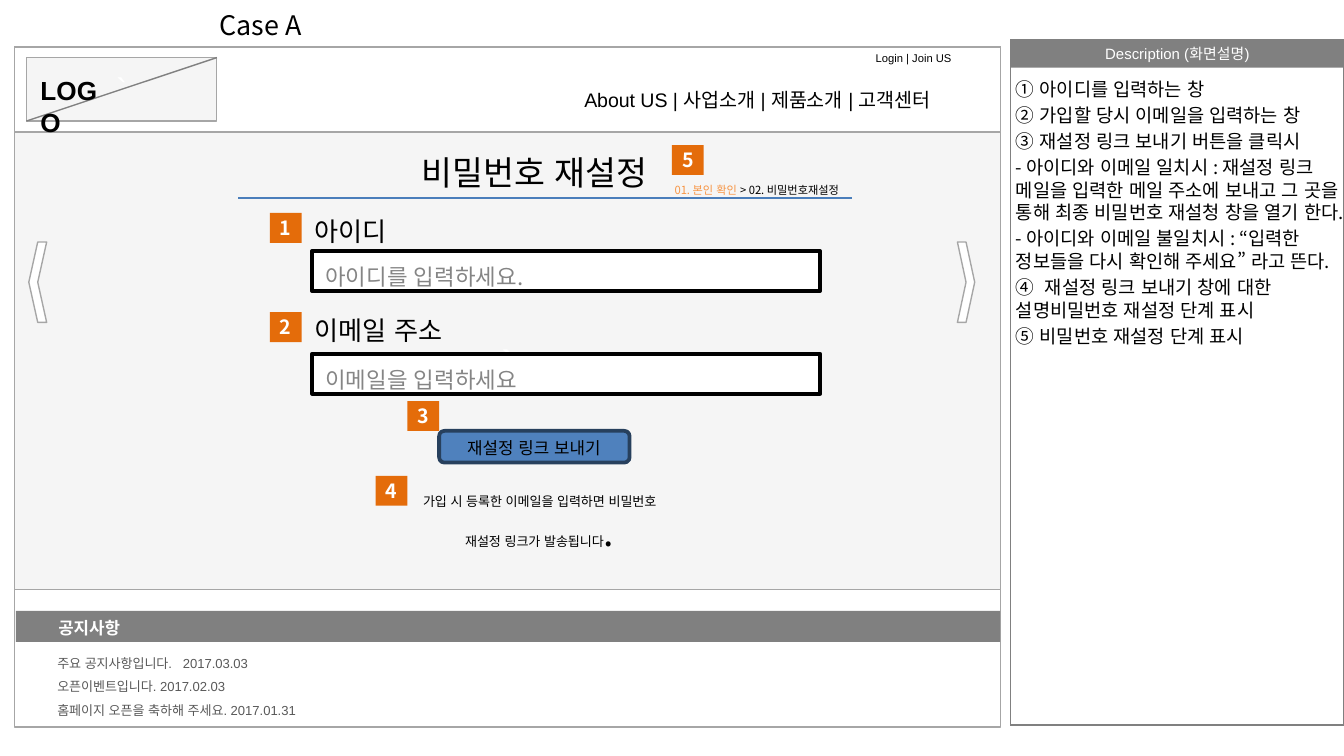
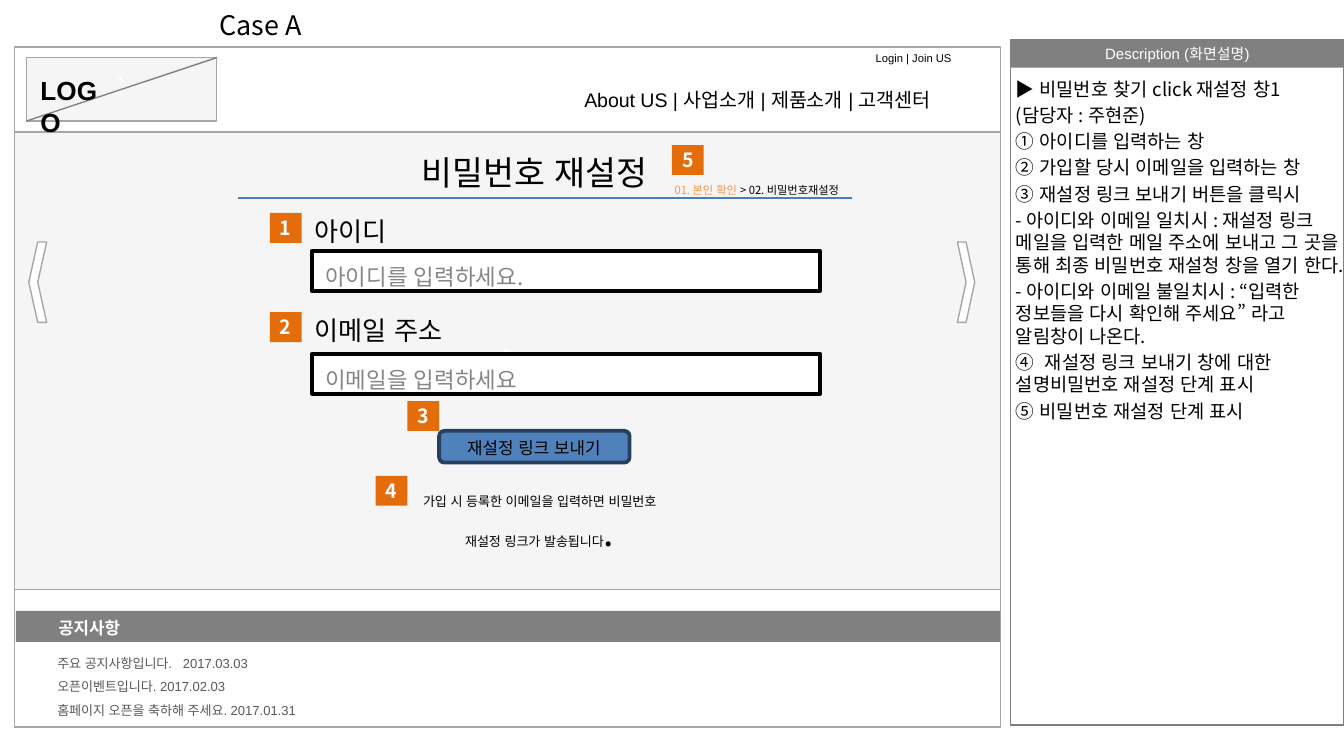
Before and after one commit to moim5/moida-general, a slide deck: slide 4 of documents/storyBoard/JuHyenjun/jhj_Story_Board.pptx. Drawn at 1344x756 pixels with LibreOffice and Linux fonts; fonts in the diff are those of the drawing. Boxes give left, top, right and bottom in pixels: in the first picture for what was removed or moved away, otherwise in the second. Text is boxed around its words. In the diff, an @@ line names an element or a change of style, - is before the commit and + after.

```diff
--- a/documents/storyBoard/JuHyenjun/jhj_Story_Board.pptx
+++ b/documents/storyBoard/JuHyenjun/jhj_Story_Board.pptx
@@ text at [1016,80,1280,126]: paragraphs added @@
+▶ 비밀번호 찾기 click 재설정 창1
+(담당자 : 주현준)
@@ text at [1016,282,1300,345]: text changed @@
-- 아이디와 이메일 불일치시 : “입력한 정보들을 다시 확인해 주세요” 라고 뜬다.
+- 아이디와 이메일 불일치시 : “입력한 정보들을 다시 확인해 주세요” 라고 알림창이 나온다.
```
Also in this commit, not shown: 6 other slides changed, 4 slides added, 2 slides removed.
